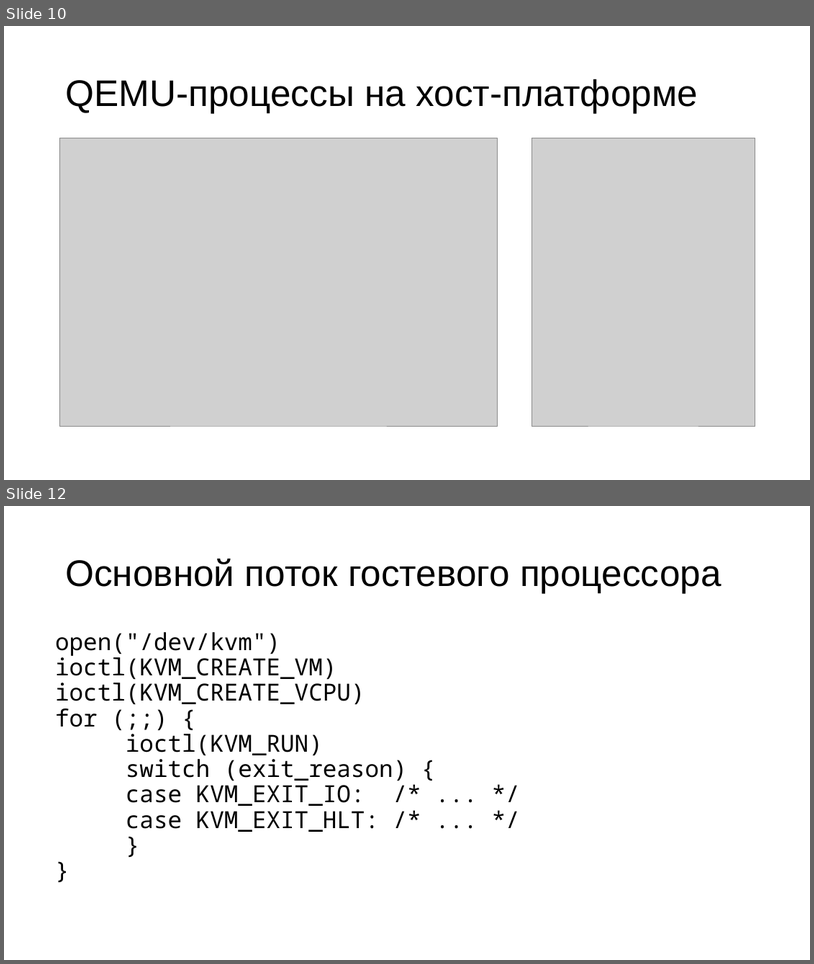
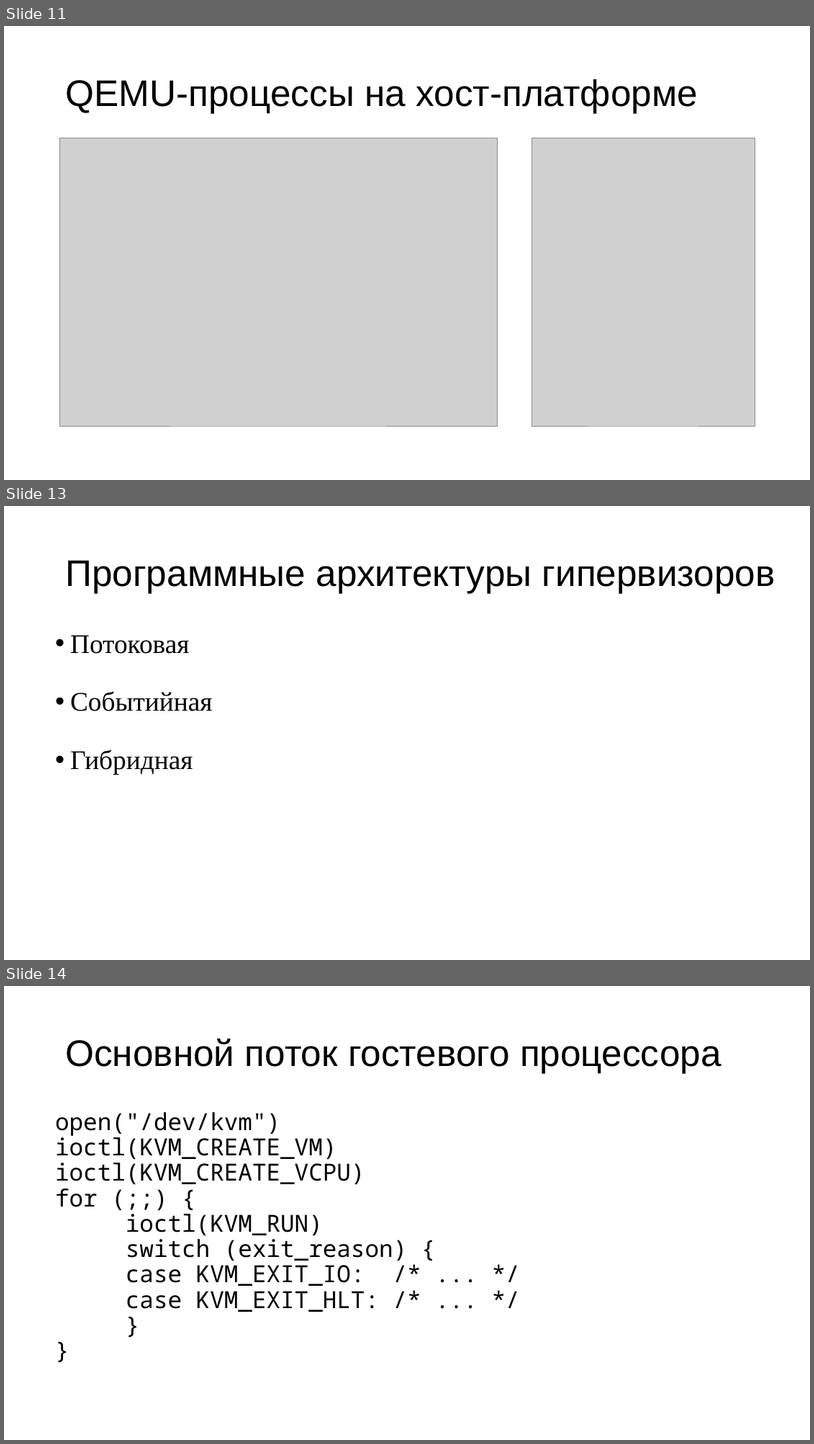
Before and after one commit to vasiliy249/diploma, a slide deck: diploma.pptx. Shown one above the other, each under a label of ours: slides 10 and 12 before the commit, slides 11, 13 and 14 after it; the slides between them are not shown. The pictures are 814x964 and 814x1444 pixels, drawn with LibreOffice and Linux fonts; fonts in the diff are those of the drawing; grey boxes stand for pictures. Boxes give left, top, right and bottom in pixels: in the first picture for what was removed or moved away, otherwise in the second. Text is boxed around its words. In the diff, an @@ line names an element or a change of style, - is before the commit and + after.

```diff
--- a/diploma.pptx
+++ b/diploma.pptx
@@ slide 13 added at box(4, 506, 810, 960), background #FFFFFF @@
@@ title added at box(65, 560, 776, 593), 44 pt, text #000000 @@
+Программные архитектуры гипервизоров
@@ text added at box(70, 635, 212, 774), 32 pt, text #000000 @@
+• Потоковая
+• Событийная
+• Гибридная
@@ what was slide 10 is now slide 11 @@
@@ what was slide 12 is now slide 14 @@
```
Also in this commit, not shown: 1 slide changed, 1 other slide added.
